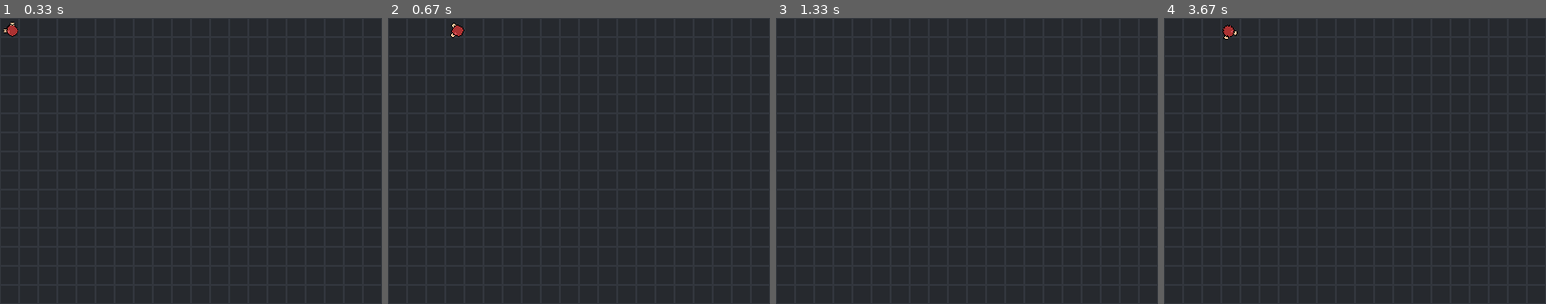
Above: before the commit, frames 1-4 (left to right).
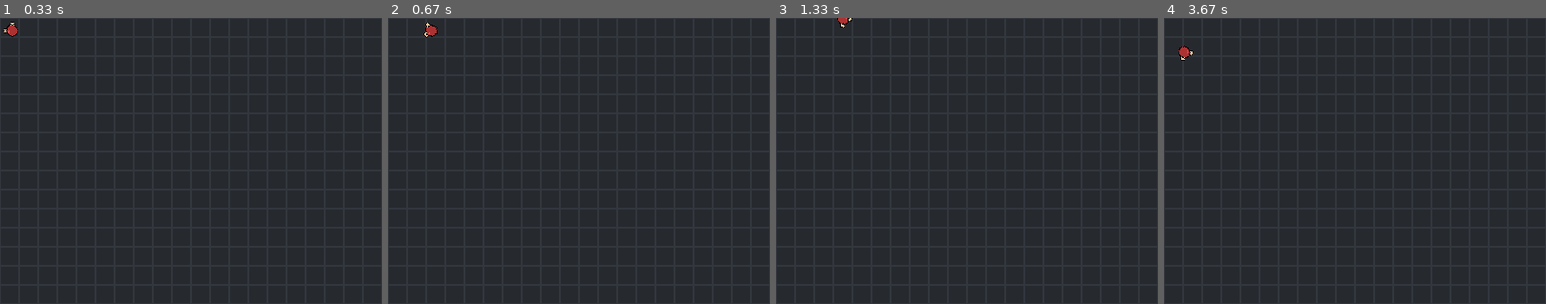
Above: after the commit, the same moments.

Repository: RedEgs/Cats-Citrus-Attack-TD
Game: pygame game, started from main.py
Same seed, same stepped clock (60 frames per second), same inputs: the game is played once before the commit and once after it.
Inputs (mouse positions are % of the whole screen's width and height, from its top left):
- Up to frame 1 (0.33 s): no input
- Up to frame 2 (0.67 s): hold D from 0.33 s (still down)
- Up to frame 3 (1.33 s): release D at 0.8 s; click (46, 54) at 0.88 s; hold W from 1.17 s (still down)
- Up to frame 4 (3.67 s): release W at 1.47 s; click (50, 56) at 1.55 s; click (26, 51) at 1.88 s; hold D 2.17-2.63 s; hold A 2.67-3.2 s; hold S 3.23-3.53 s; hold A from 3.57 s (still down)
The pictures show only the part of the screen within x 0-50%, y 0-50%; the shares and areas given below are measured in that part.

Frame 1 is identical in both runs. In frame 2, 0.3% of the frame differs, in the area x 9-20%, y 1-7%; in frame 3, less than 0.1%; in frame 4, 0.3%, in the area x 3-20%, y 2-15%.

Commit message:
Polished and Smoothed the player movement system.

Diff:
--- a/player.py
+++ b/player.py
@@ -1,5 +1,5 @@
+import pygame
 import pygame.math as pma
-import pygame
 
 
 class Player(pygame.sprite.Sprite):
@@ -12,7 +12,9 @@
         self.velY = 0
 
         self.directionVector = pma.Vector2((0, -1))
-        self.velocity = 3
+        self.velocity = 0  # Initial velocity
+        self.max_velocity = 3  # Maximum speed
+        self.acceleration = 0.1  # Acceleration rate
 
         self.color = (250, 120, 60)
 
@@ -35,18 +37,26 @@
     def move(self):
         keys = pygame.key.get_pressed()
 
+        # Reset velocity to 0
         self.velX = 0
         self.velY = 0
 
+        # Update velocity using lerping
         if keys[pygame.K_w]:
             self.velY = -self.velocity
-        if keys[pygame.K_s]:
+        elif keys[pygame.K_s]:
             self.velY = self.velocity
         if keys[pygame.K_a]:
             self.velX = -self.velocity
-        if keys[pygame.K_d]:
+        elif keys[pygame.K_d]:
             self.velX = self.velocity
 
+        # Lerping (smoothly increase velocity)
+        target_velocity = self.max_velocity if any(
+            [keys[pygame.K_w], keys[pygame.K_s], keys[pygame.K_a], keys[pygame.K_d]]) else 0
+        self.velocity += (target_velocity - self.velocity) * self.acceleration
+
+        # Calculate movement based on velocity
         self.rect.x += self.velX
         self.rect.y += self.velY
 
